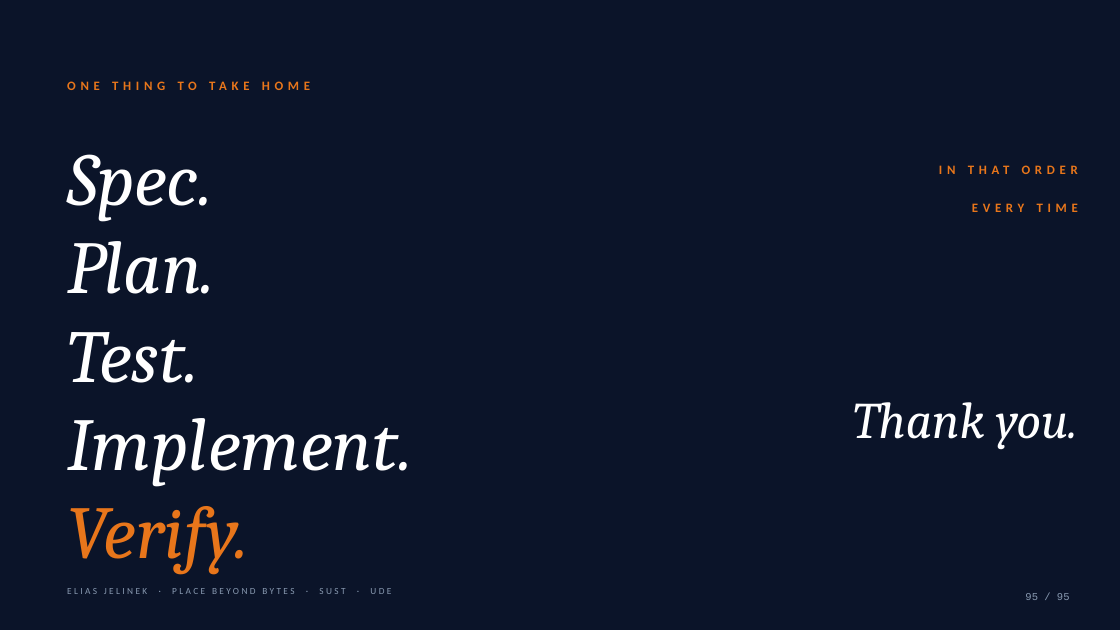
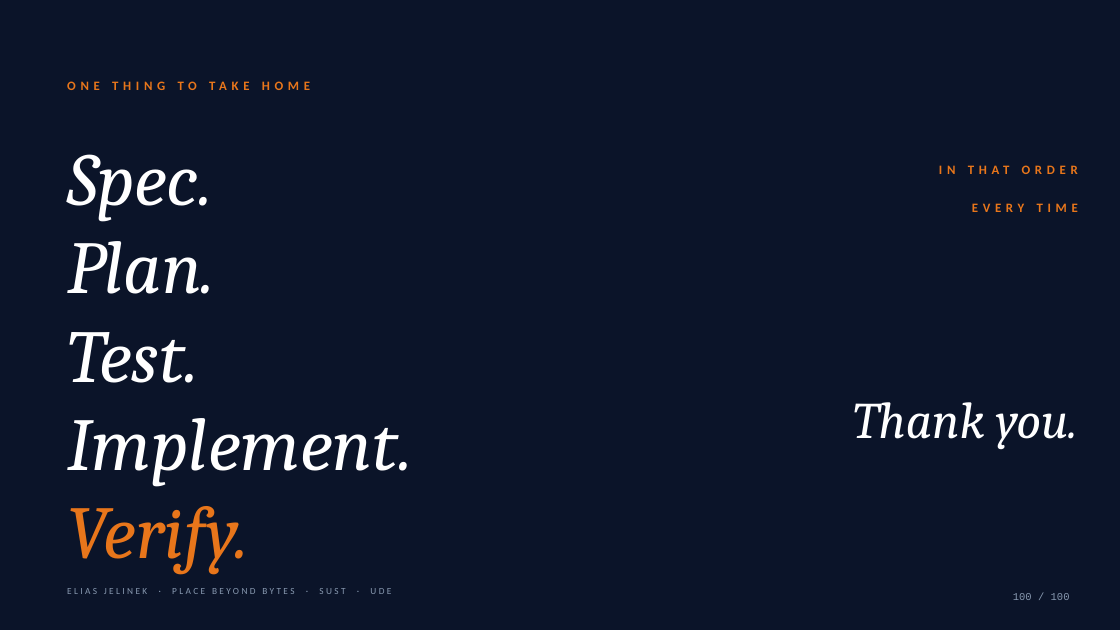
Before and after one commit to coronell123/pbb-vibecoding-masterclass, a slide deck: slide 100 of slides/workshop.pptx (slide 95 before the commit). Drawn at 1120x630 pixels with LibreOffice and Linux fonts; fonts in the diff are those of the drawing. Boxes give left, top, right and bottom in pixels: in the first picture for what was removed or moved away, otherwise in the second. Text is boxed around its words. In the diff, an @@ line names an element or a change of style, - is before the commit and + after.

```diff
--- a/slides/workshop.pptx
+++ b/slides/workshop.pptx
@@ text at bbox=[1013, 593, 1070, 600]: text changed @@
-95 / 95
+100 / 100
```
Also in this commit, not shown: 94 other slides changed, 5 slides added, 5 other files.
